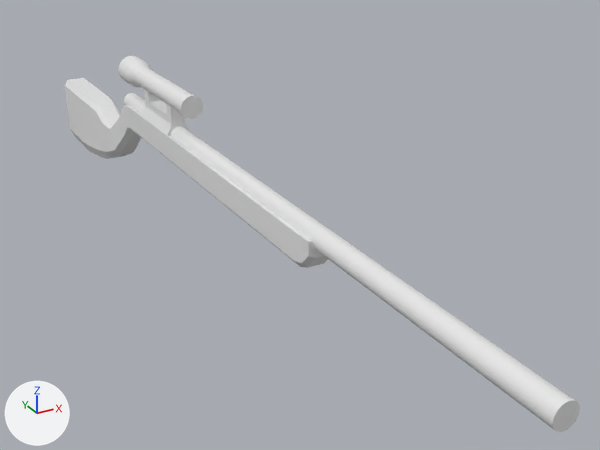
One commit to the FBX model DeathChamberProject/Assets/Models/Sniper Draft.fbx: the scene before it, then after it.
Rendered twice from a camera (50 mm lens) standing at (-2.73, -9.04, 2.98) and looking at (0.7, -2.79, -0.14). The axes (+X, +Y, +Z) are drawn at lower left. The lights are the same throughout. Vertices at the same position are counted once.

The older version as bpy lines, for what is in view:
```python
me_cube_005 = bpy.data.meshes.new('Cube.005')
me_cube_005.from_pydata(...)  # 524 vertices, 460 faces; spans x -0.16..0.16, y -6.74..2.3, z -0.58..1.03
# faces by material slot: [1, 459]
me_cube_005.materials.append(mat_material_001)  # green #00e710
me_cube_005.materials.append(mat_material_002)  # white #e7e7e7
ob_cube_003 = bpy.data.objects.new('Cube.003', me_cube_005)
ob_cube_003.location = (0.0, 0.0, 0.0)
```
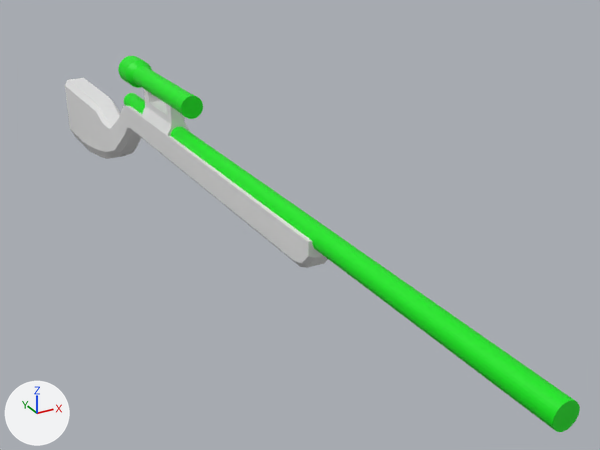
Boxes [x1, y1, x2, y2] around the edits, measured in the pictures (600 x 450 px):
part 1 of me_cube_005, recoloured (white to green)
    both: [118, 56, 203, 119]
part 2 of me_cube_005, recoloured (white to green)
    both: [124, 93, 577, 429]
part 3 of me_cube_005, recoloured (white to green)
    both: [553, 400, 580, 432]

The change in detail:
me_cube_005 has 524 vertices, 460 faces and spans x -0.16..0.16, y -6.74..2.3, z -0.58..1.03.
me_cube_005 is used by ob_cube_003; location (0.0, 0.0, 0.0).
me_cube_005 part 1: 258 of the faces centred in x -0.15..0.15, y -2.0..-0.11, z 0.43..1.03 switch from mat_material_002 (white #e7e7e7) to mat_material_001 (green #00e710).
me_cube_005 part 2: 32 of the faces centred in x -0.09..0.09, y -3.45, z 0.42..0.6 switch from mat_material_002 (white #e7e7e7) to mat_material_001 (green #00e710).
me_cube_005 part 3: 1 of the faces centred in x 0.0, y -6.74, z 0.51 switch from mat_material_002 (white #e7e7e7) to mat_material_001 (green #00e710).
